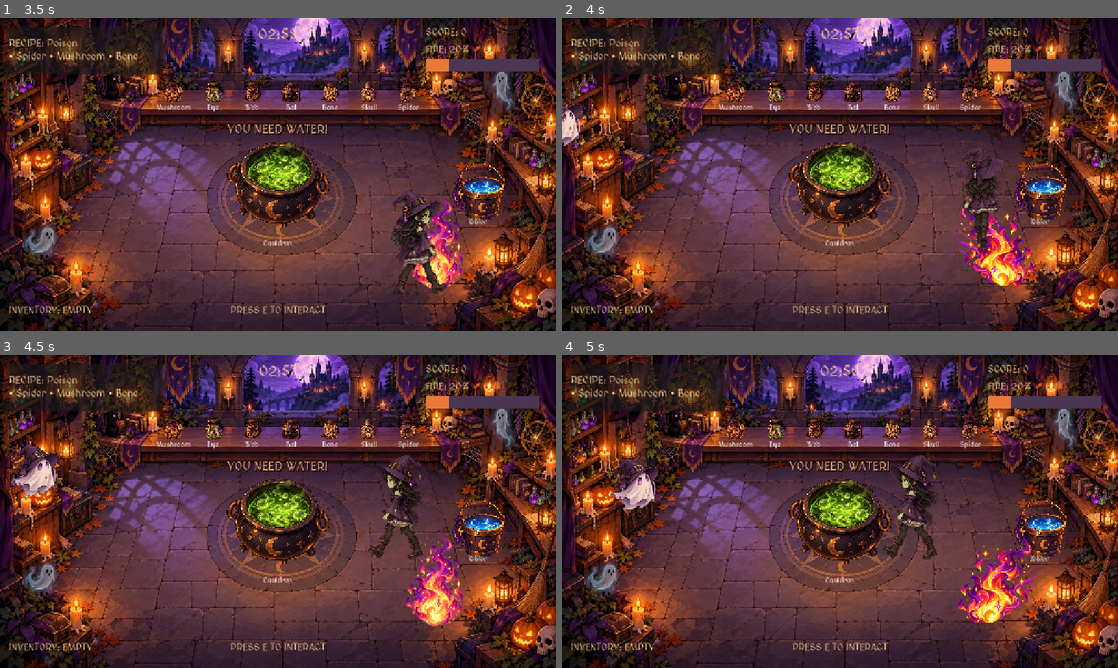
Above: before the commit, frames 1-4 (two rows, left to right).
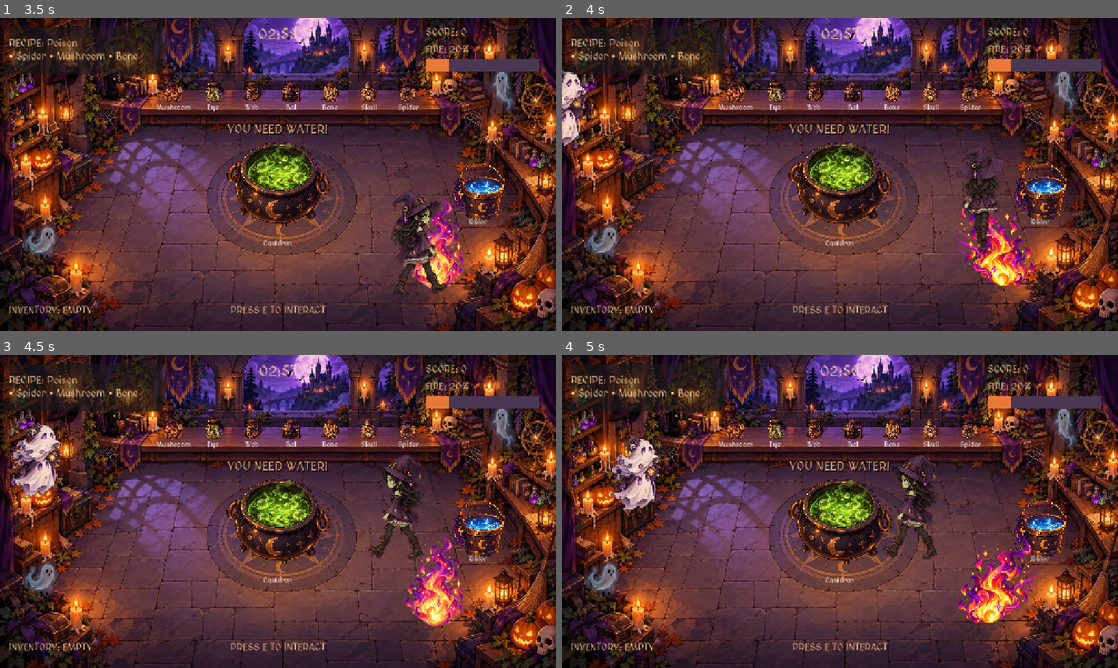
Above: after the commit, the same moments.

Repository: ryadoviy/HellsShift
Game: Godot game, scene res://main.tscn
Same seed, same stepped clock (60 frames per second), same inputs: the game is played once before the commit and once after it.
Inputs (mouse positions are in pixels of both pictures, inside the frame that each line leads up to):
- Up to frame 1 (3.5 s): click "PLAY" at 0.5 s; tap E (interact) at 1.25, 2, 2.1, 2.75 s; move the mouse to (400, 158) at 1.27 s; hold D (move_right) 1.28-2.03 s; hold Q (drop_item) 1.28-2.03 s; click (400, 158) at 1.42 s; move the mouse to (166, 190) at 2.02 s; hold S (move_down) 2.03-2.78 s; move the mouse to (333, 105) at 2.77 s; hold D (move_right) from 2.78 s (still down); tap H at 2.85 s
- Up to frame 2 (4 s): tap E (interact) at 3.5 s; move the mouse to (812, 237) at 3.52 s; release D (move_right) at 3.53 s; hold W (move_up) from 3.53 s (still down); tap Q (drop_item) at 3.6 s; click (812, 237) at 3.67 s
- Up to frame 3 (4.5 s): tap E (interact) at 4.25 s; move the mouse to (444, 558) at 4.27 s; release W (move_up) at 4.28 s; hold A (move_left) from 4.28 s (still down); hold E (interact) from 4.28 s (still down)
- Up to frame 4 (5 s): keep holding A (move_left); keep holding E (interact)

Frame 1 is identical in both runs. In frame 2, 0.4% of the frame differs, in the area x 0-5%, y 16-30%; in frame 3, 0.7%, in the area x 2-11%, y 21-36%; in frame 4, 0.7%.

Commit message:
Spawn simultaneous ghost waves
Co-authored-by: Copilot <223556219+Copilot@users.noreply.github.com>

Diff:
--- a/game_manager.gd
+++ b/game_manager.gd
@@ -107,19 +107,19 @@
 		"NORMAL":
 			config.fire_growth_interval = 10.0
 			config.fire_growth_amount = 5.0
-			config.potions_for_water = 4
+			config.potions_for_water = 3
 			gameplay.ghost_system.configure(15.0, 2, 4.0, 7.0)
 
 		"HARD":
 			config.fire_growth_interval = 7.0
 			config.fire_growth_amount = 8.0
-			config.potions_for_water = 5
+			config.potions_for_water = 3
 			gameplay.ghost_system.configure(12.0, 3, 5.0, 9.0)
 
 		_:
 			config.fire_growth_interval = 10.0
 			config.fire_growth_amount = 5.0
-			config.potions_for_water = 4
+			config.potions_for_water = 3
 			gameplay.ghost_system.configure(15.0, 2, 4.0, 7.0)
 
 	print("DIFFICULTY: ", selected_difficulty)
--- a/ghost_system.gd
+++ b/ghost_system.gd
@@ -104,7 +104,8 @@
 
 	if spawn_time_left <= 0.0:
 		spawn_time_left = spawn_interval
-		spawn_ghost()
+		while ghosts.size() < max_ghosts and spawn_ghost():
+			pass
 
 	for index in range(ghosts.size() - 1, -1, -1):
 		var ghost: Dictionary = ghosts[index]
